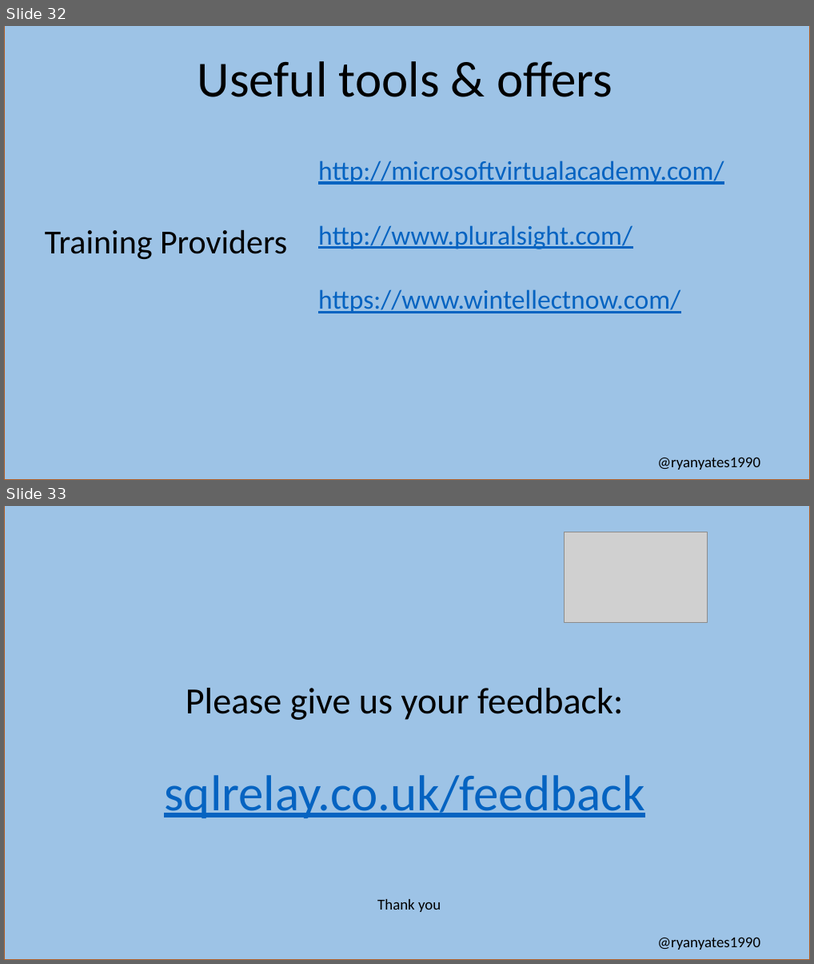
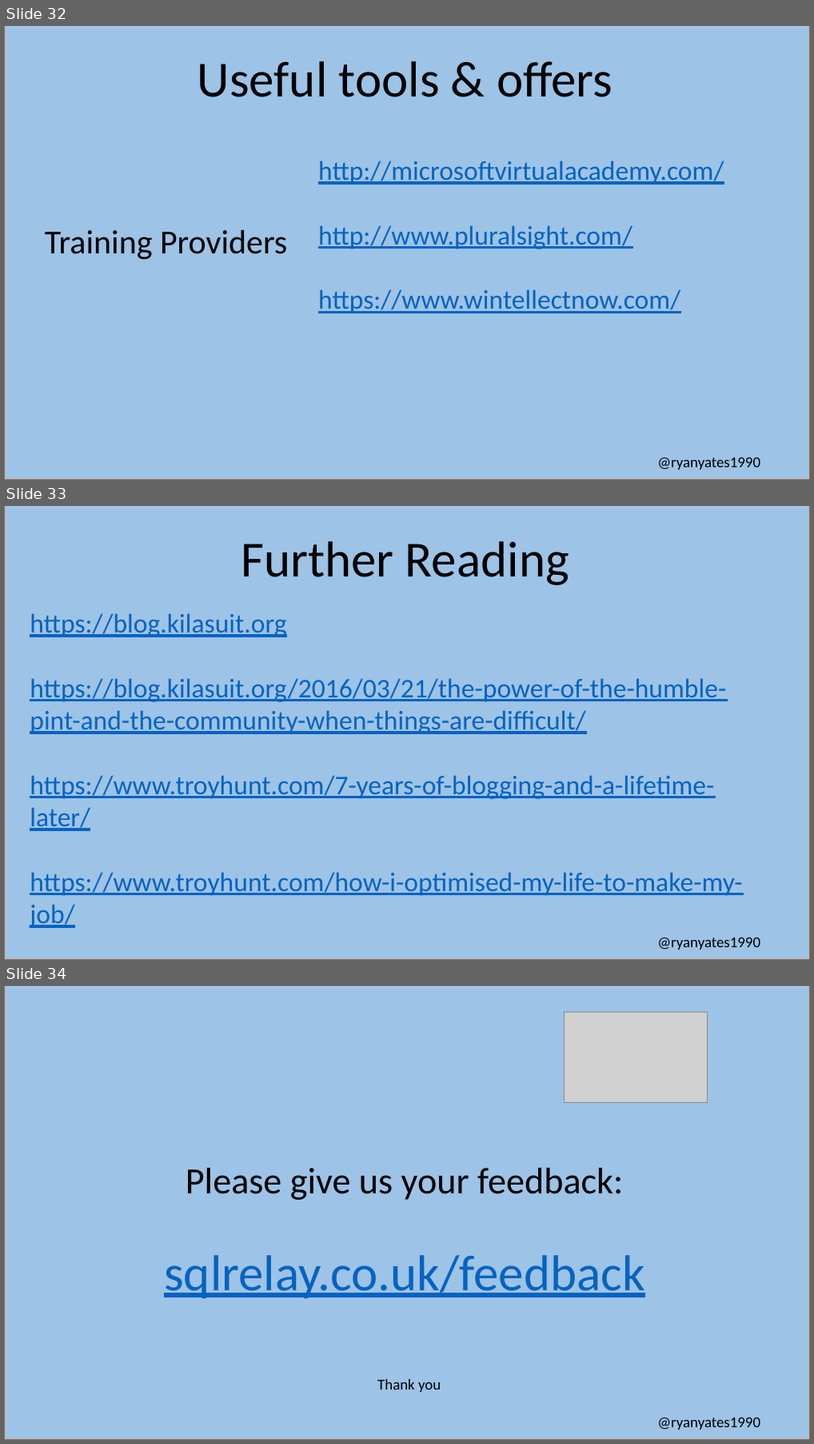
Before and after one commit to kilasuit/Presentations, a slide deck: Why I'm A/Why I’m A.pptx. Shown one above the other, each under a label of ours: slides 32 and 33 before the commit, slides 32, 33 and 34 after it. The pictures are 814x964 and 814x1444 pixels, drawn with LibreOffice and Linux fonts; fonts in the diff are those of the drawing; grey boxes stand for pictures. Boxes give left, top, right and bottom in pixels: in the first picture for what was removed or moved away, otherwise in the second. Text is boxed around its words. In the diff, an @@ line names an element or a change of style, - is before the commit and + after.

Commit message:
Updated slides

```diff
--- a/Why I'm A/Why I’m A.pptx
+++ b/Why I'm A/Why I’m A.pptx
@@ slide 33 added at box(4, 506, 810, 960), background #FFFFFF @@
@@ rectangle added at box(4, 506, 810, 960), fill #9DC3E6, outline #AF5C24 1 pt @@
@@ title added at box(241, 541, 570, 585), 60 pt, text #000000 @@
+Further Reading
@@ text added at box(30, 613, 742, 928), 32 pt, text #0563C1, underline @@
+https://blog.kilasuit.org
+https://blog.kilasuit.org/2016/03/21/the-power-of-the-humble-pint-and-the-community-when-things-are-difficult/
+https://www.troyhunt.com/7-years-of-blogging-and-a-lifetime-later/
+https://www.troyhunt.com/how-i-optimised-my-life-to-make-my-job/
@@ text added at box(658, 936, 761, 949), 18 pt, text #000000 @@
+@ryanyates1990
@@ what was slide 33 is now slide 34 @@
```
